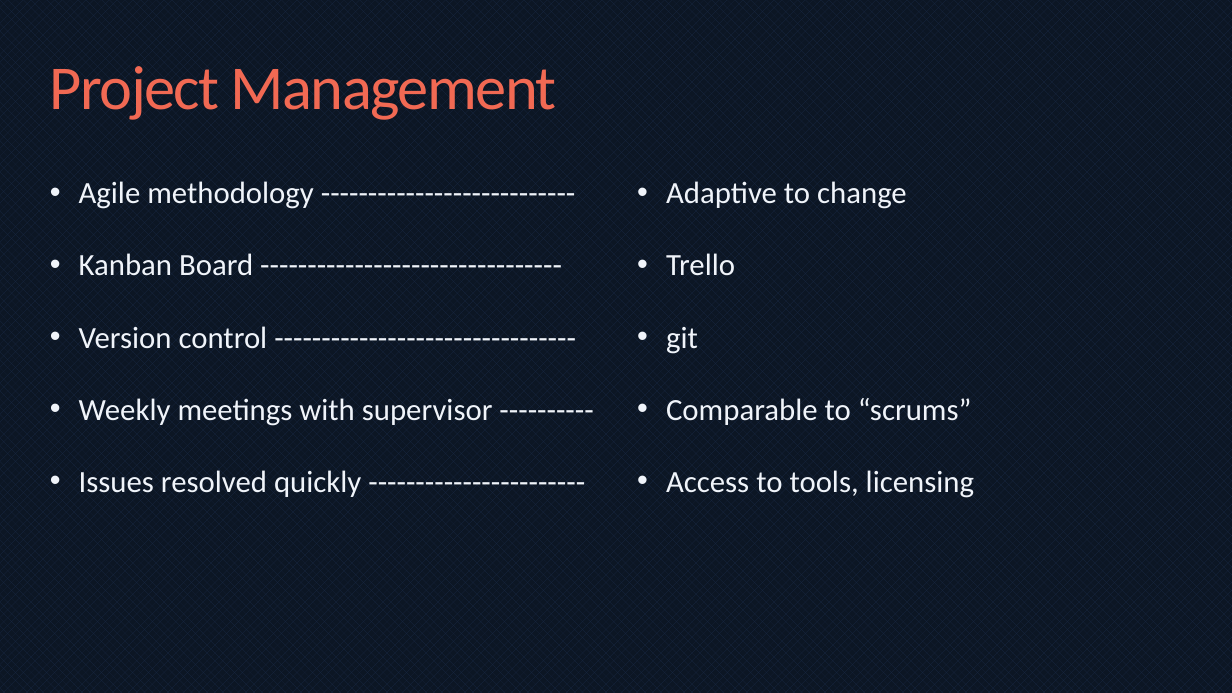
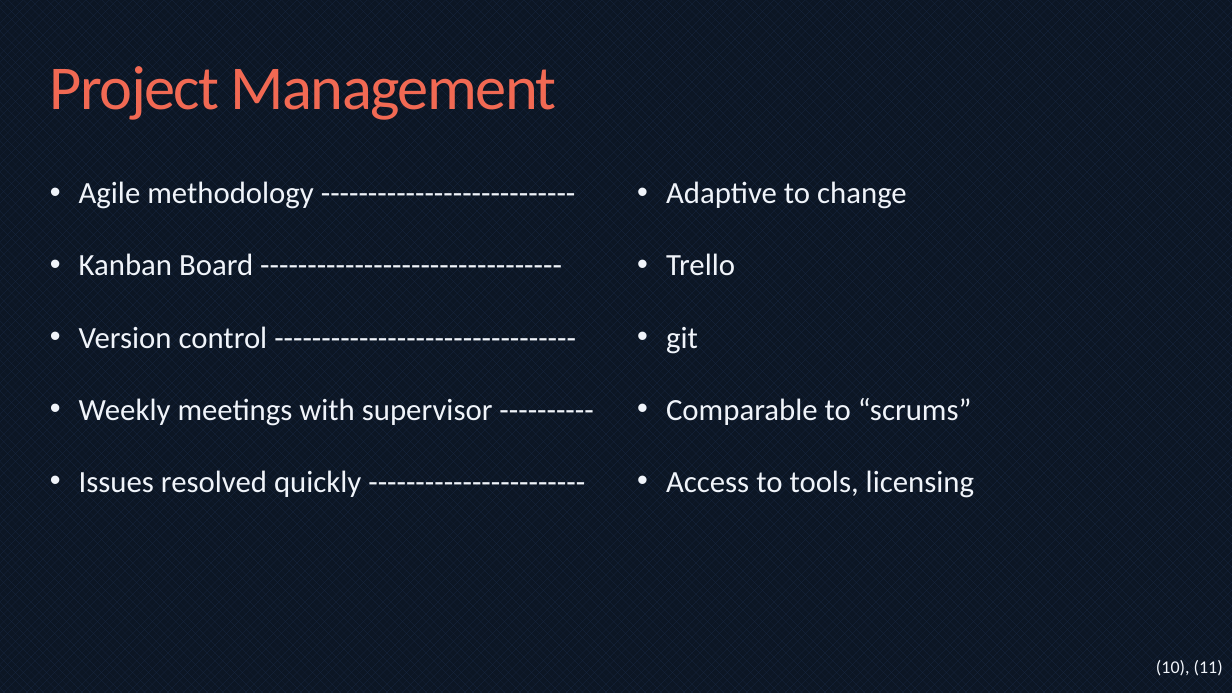
Before and after one commit to bmaximuml/CS351-Reports, a slide deck: slide 16 of Presentation/Network Switch Design on FPGAs.pptx (slide 17 before the commit). Drawn at 1232x693 pixels with LibreOffice and Linux fonts; fonts in the diff are those of the drawing. Boxes give left, top, right and bottom in pixels: in the first picture for what was removed or moved away, otherwise in the second. Text is boxed around its words. In the diff, an @@ line names an element or a change of style, - is before the commit and + after.

```diff
--- a/Presentation/Network Switch Design on FPGAs.pptx
+++ b/Presentation/Network Switch Design on FPGAs.pptx
@@ text added at [1156,660,1223,676], 14 pt, text #F0F4FA @@
+(10), (11)
```
Also in this commit, not shown: 9 other slides changed, 3 slides added, 1 slide removed, 1 other file.
